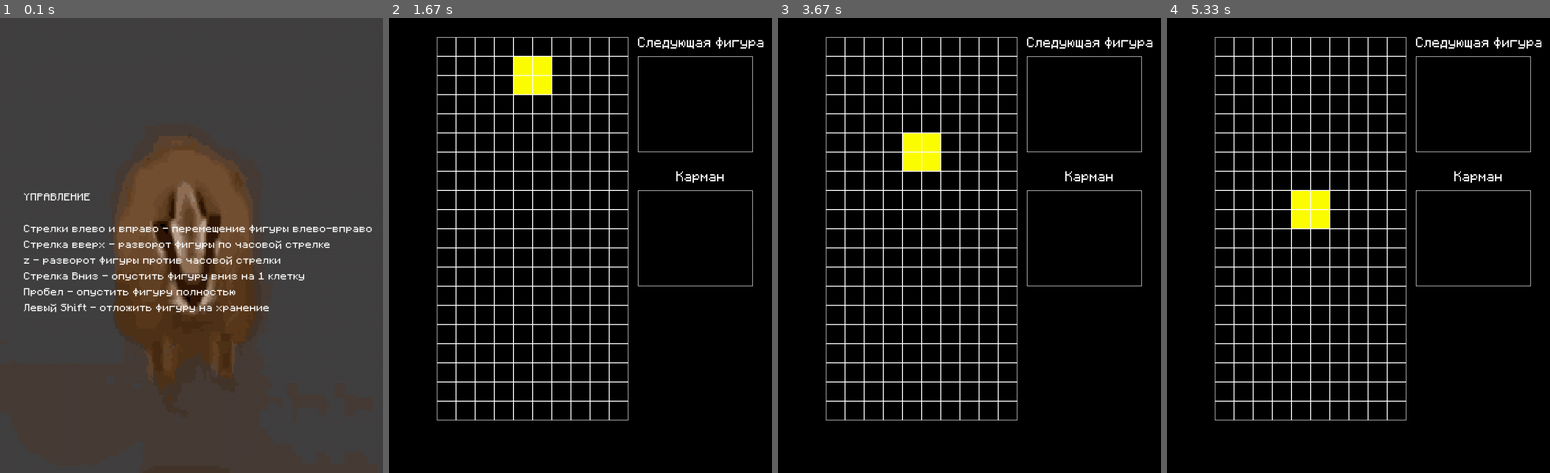
Above: before the commit, frames 1-4 (left to right).
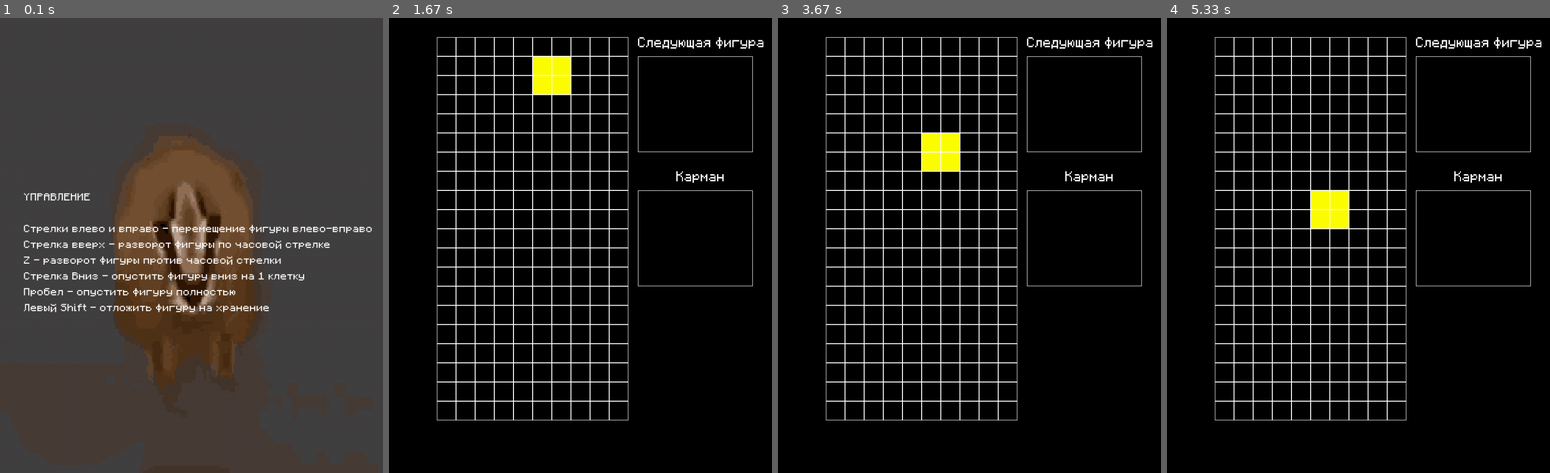
Above: after the commit, the same moments.

Repository: Nytrock/LyceumPygameProject
Game: pygame game, started from main.py
The game is run twice, just before and just after one commit, with the same random seed, the same clock (stepped at 60 frames per second) and the same inputs.
Inputs:
- Up to frame 1 (0.1 s): no input
- Up to frame 2 (1.67 s): hold Right 0.33-0.8 s; hold Up 0.83-1.13 s; hold Right 1.17-1.63 s
- Up to frame 3 (3.67 s): hold Left 1.67-2.2 s; hold Right from 3.4 s (still down)
- Up to frame 4 (5.33 s): release Right at 4.03 s; hold Left 4.47-4.93 s; hold Right from 4.97 s (still down)

The runs differ from the first frame. In frame 1, 0.3% of the frame differs, in the area x 6-74%, y 52-55%; in frame 2, 0.8%, in the area x 32-48%, y 8-17%; in frame 3, 0.8%; in frame 4, 0.8%.

Commit message:
добавил перемещение по горизонтали

Diff:
--- a/main.py
+++ b/main.py
@@ -92,11 +92,14 @@
         self.x, self.y = 5, 1
         self.Stop = False
         self.num_rotation = 0
+        self.dx = 0
         self.update()
 
     def update(self):
         if board.scan_down(self.coords, (self.x, self.y)):
             board.change_board(self.coords, (self.x, self.y), 0)
+            self.x += self.dx
+            self.dx = 0
             self.y += 1
             board.change_board(self.coords, (self.x, self.y), self.color)
         else:
@@ -114,8 +117,10 @@
             board.change_board(self.coords, (self.x, self.y), self.color)
 
     def Move(self, vector):
-        print("Move " + vector)
-
+        if vector == 'left':
+            self.dx -= 1
+        elif vector == 'right':
+            self.dx += 1
 
 def Check_Board():
     pass
@@ -134,7 +139,7 @@
     intro_text = ["УПРАВЛЕНИЕ", "",
                   "Стрелки влево и вправо - перемещение фигуры влево-вправо",
                   "Стрелка вверх - разворот фигуры по часовой стрелке",
-                  "z - разворот фигуры против часовой стрелки",
+                  "Z - разворот фигуры против часовой стрелки",
                   "Стрелка Вниз - опустить фигуру вниз на 1 клетку",
                   "Пробел - опустить фигуру полностью",
                   "Левый Shift - отложить фигуру на хранение"]
